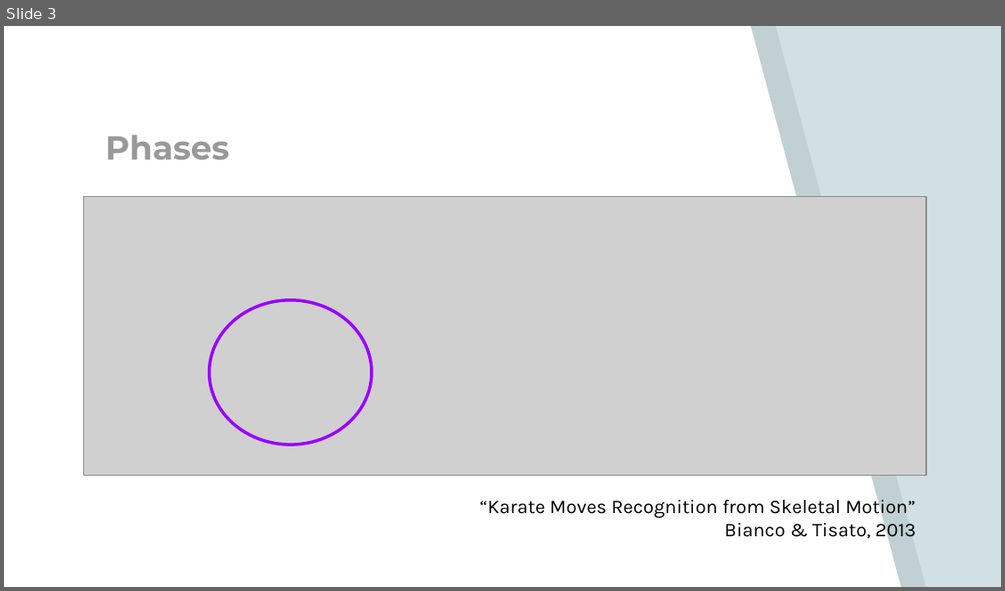
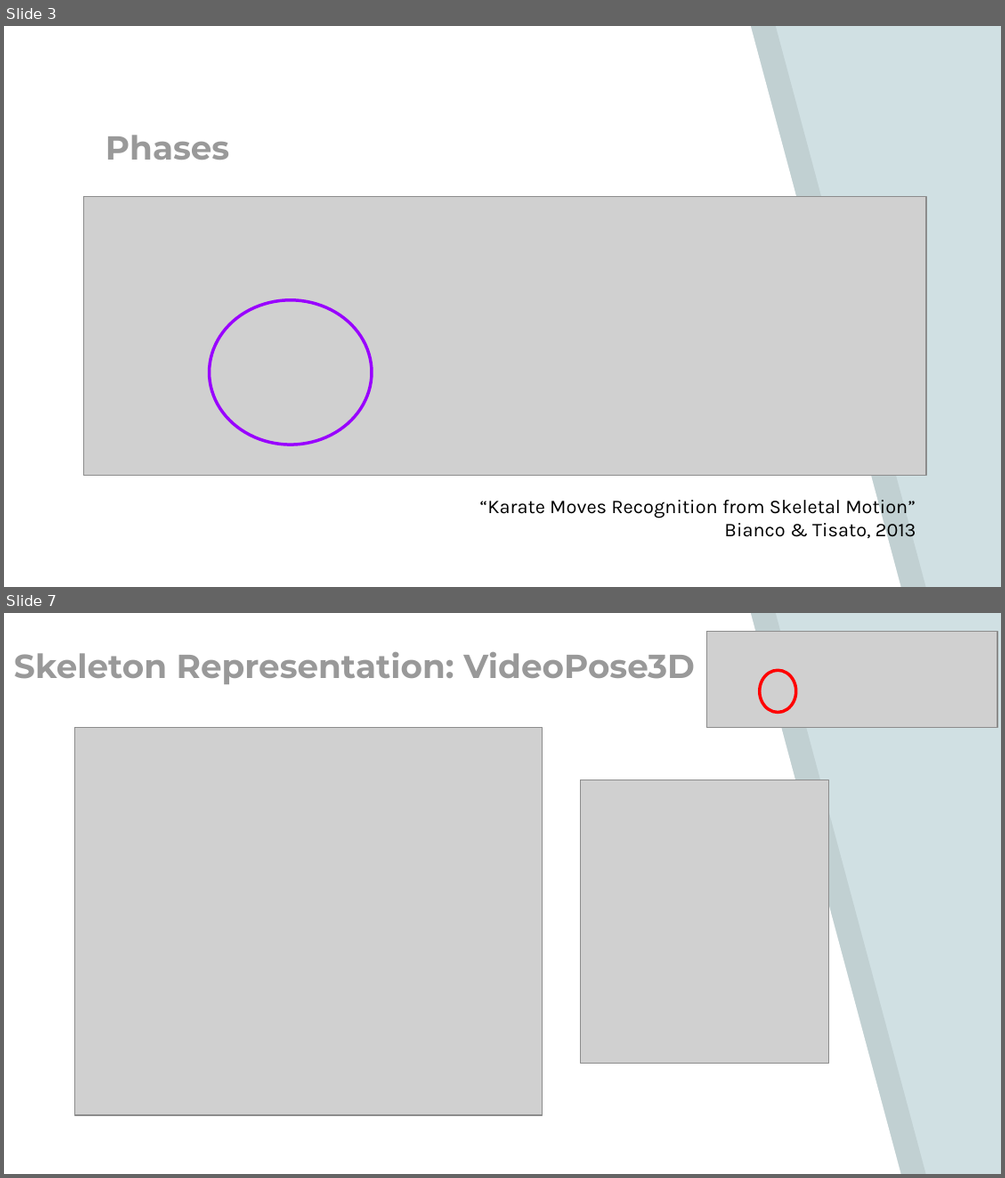
Before and after one commit to SriMed/sr_eval_tkd_v2, a slide deck: Final Presentation.pptx. Shown one above the other, each under a label of ours: slide 3 before the commit, slides 3 and 7 after it; the slides between them are not shown. The pictures are 1005x591 and 1005x1178 pixels, drawn with LibreOffice and Linux fonts; fonts in the diff are those of the drawing; grey boxes stand for pictures. Boxes give left, top, right and bottom in pixels: in the first picture for what was removed or moved away, otherwise in the second. Text is boxed around its words. In the diff, an @@ line names an element or a change of style, - is before the commit and + after.

```diff
--- a/Final Presentation.pptx
+++ b/Final Presentation.pptx
@@ slide 7 added at <box>4,613,1001,1174</box>, background #D0E0E3; not listed: 2 template elements that a slide beside it also shows @@
@@ picture added at <box>707,631,998,728</box> @@
@@ title added at <box>14,652,695,684</box>, 24 pt, text #999999, bold @@
+Skeleton Representation: VideoPose3D
@@ ellipse added at <box>760,670,796,712</box>, outline #FF0000 2.25 pt @@
@@ picture added at <box>75,728,542,1115</box> @@
@@ picture added at <box>580,779,829,1062</box> @@
```
Also in this commit, not shown: 3 slides changed, 6 other slides added, 5 slides removed, 5 other files.
